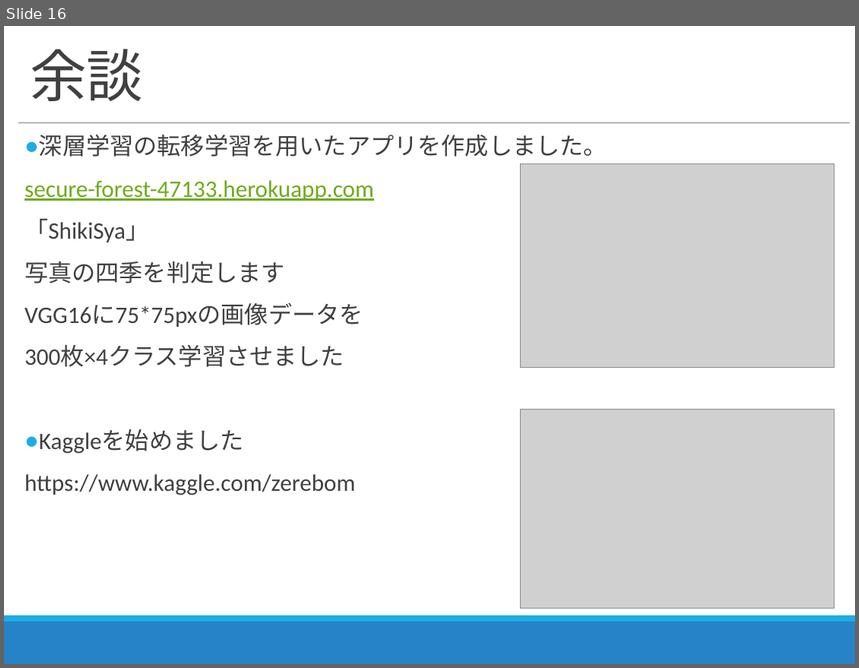
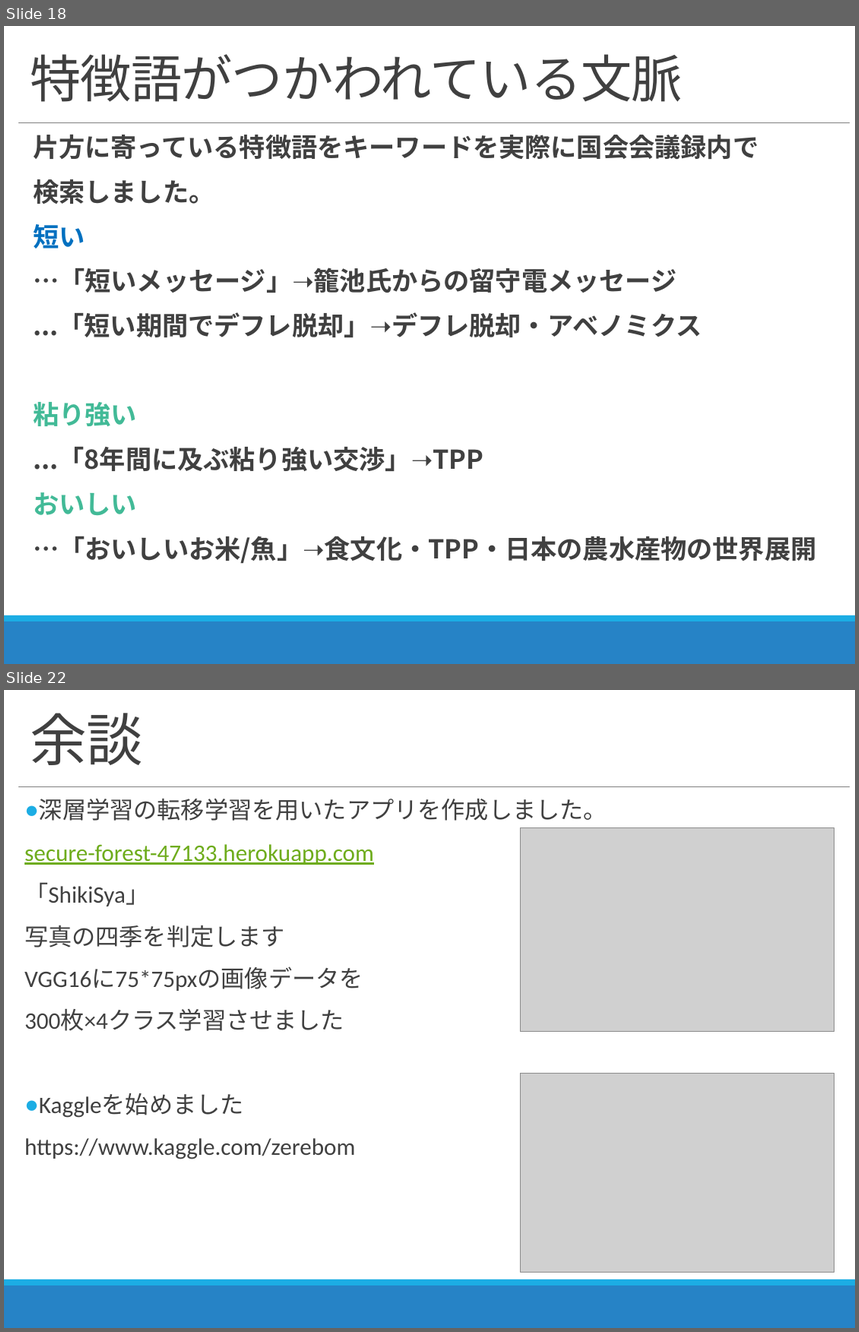
Before and after one commit to zerebom/Time-series-analysis, a slide deck: Excel/2018_09_25進捗報告.pptx. Shown one above the other, each under a label of ours: slide 16 before the commit, slides 18 and 22 after it; the slides between them are not shown. The pictures are 859x668 and 859x1332 pixels, drawn with LibreOffice and Linux fonts; fonts in the diff are those of the drawing; grey boxes stand for pictures. Boxes give left, top, right and bottom in pixels: in the first picture for what was removed or moved away, otherwise in the second. Text is boxed around its words. In the diff, an @@ line names an element or a change of style, - is before the commit and + after.

```diff
--- a/Excel/2018_09_25進捗報告.pptx
+++ b/Excel/2018_09_25進捗報告.pptx
@@ slide 18 added at (4, 26, 855, 664), background #FFFFFF; not listed: 3 template elements that a slide beside it also shows @@
@@ title added at (30, 54, 683, 102), 43.2 pt, text #404040 @@
+特徴語がつかわれている文脈
@@ text added at (33, 134, 816, 563), 22 pt, text #404040, bold @@
+  片方に寄っている特徴語をキーワードを実際に国会会議録内で
+  検索しました。
+  短い
+  …「短いメッセージ」➝籠池氏からの留守電メッセージ
+  ...「短い期間でデフレ脱却」➝デフレ脱却・アベノミクス
+  粘り強い
+  ...「8年間に及ぶ粘り強い交渉」➝TPP
+  おいしい
+  …「おいしいお米/魚」➝食文化・TPP・日本の農水産物の世界展開
@@ what was slide 16 is now slide 22 @@
```
Also in this commit, not shown: 10 slides changed, 6 other slides added, 1 slide removed, 8 other files.
